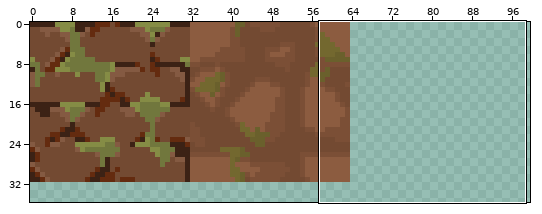
Edited in one commit: pixel-art file (Assets/CustomAssets/Biomas/caverna.aseprite). Above, an overview of the earlier version with the close-up marked.
Close-up. Earlier state:
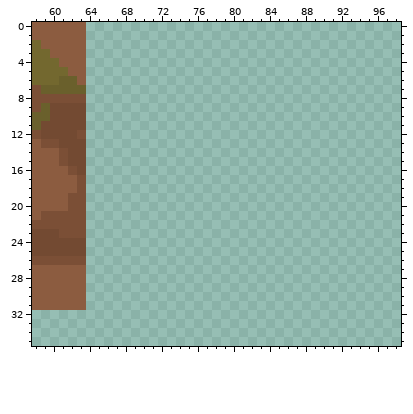
640x320 pixels, 1 frame. Colours within 5 levels of each other are drawn and written as one. Shown: x 58..98, y 0..35. The wide view leaves out empty margins.
New version:
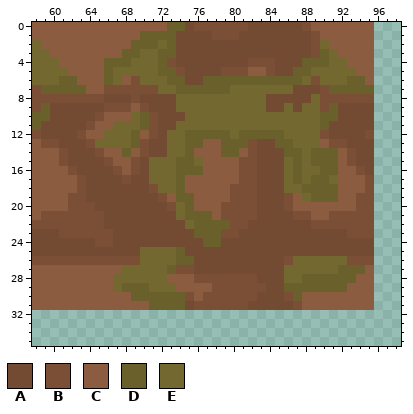
Palette (. is transparent): A #734a32  B #7b4f36  C #8c5c40  D #6a602c  E #73682f
Edits made:
Changed rows in their new state; - is an unchanged pixel.
first column x 64:
 0 CCCCCCCCCDDABBBBBBAAAAAABCCCCCCC
 1 CCCCCCDDDDAAAABBBAAAAAAAABCCCCCC
 2 CCCCCDDDEDAAAAAAAAAAAAAAABECCCCC
 3 CCCCDDEEDDAAAAAAAAAAAAAAABDECCCC
 4 CCDDDEEEDBAAAAAAAABBBAAADDDEECCC
 5 CCDEEEEEDDBAAAABBBCCBAADDEEEEECC
 6 CCDECBEEEDDAADDDDDDDDDDDEBEEEDDC
 7 CCBBBBBBEEDDDDDDEEEEEEEAAABDDDDD
 8 BBAAABAAAAEEEEEEEEEEAAAAAEBBBBBB
 9 AABBBCBAAAEEEEEEEEEEAAEAEEBDAAAA
10 ABCCCEDBAAAEEEEEEEEEEEEEEEDDAAAA
11 BCCEEEDBAAEEEEEEEEEEEEEEEEDAAAAA
12 CCEEEDCBAEEDDDDDEDDDDDEEEEBAAAAB
13 BEEEEDBAAEEDDCCDDDBAADDEEECBBAAA
14 ABCCDCBAAEEDCCCDDCBAAADDEDDDCBAA
15 AABCCBAEEEDDECCCCBBAAAEDEDDDCBAA
16 AAABCBAEEEDDDCCCCBBAAAEDEEDDCCBA
17 AAAABAAEEEDCCCCCCBBAAAEDEDDECCCB
18 AAAAAAABEEDCCCCCBBBAAAEEDDDDCCCB
19 AAAAAAAABCDDCCCCBBBAAABCEDDDCCBB
20 BAAAAAAAABEDCCCBBBBAAABCCCCCCCBB
21 BBAAAAAAAAEDDDCBBBBAAAABBCCBBBBB
22 BBAAAAAAAAAEDDDDBBAAAAAAABBBBBBB
23 BBBAAAAAAAAADDDBBAAAAAAAAAAAABBB
24 ABBAAAAAAAAAADDAAAAAAAAAAAAAAAAA
25 AAAAAAEEEEDAAAAAAAAAAAAAAAAAAAAA
26 BBBBBBEEEEDDAAAAAAAAAABEEEEEEBBB
27 CCCCEEEEEDBBAAAAAAAAAAEEEEEEDDDC
28 CCCEEEEEECCCBBBBBBBAAAEEDDDDDDCC
29 CCCEDDDEEECCCCBBBBBBAADDDDDDDCCC
30 CCCCCDDDDDDBCBBBBBBAAABDCCCCCCCC
31 CCCCCCCDDDDABBBBBBAAAAABCCCCCCCC
